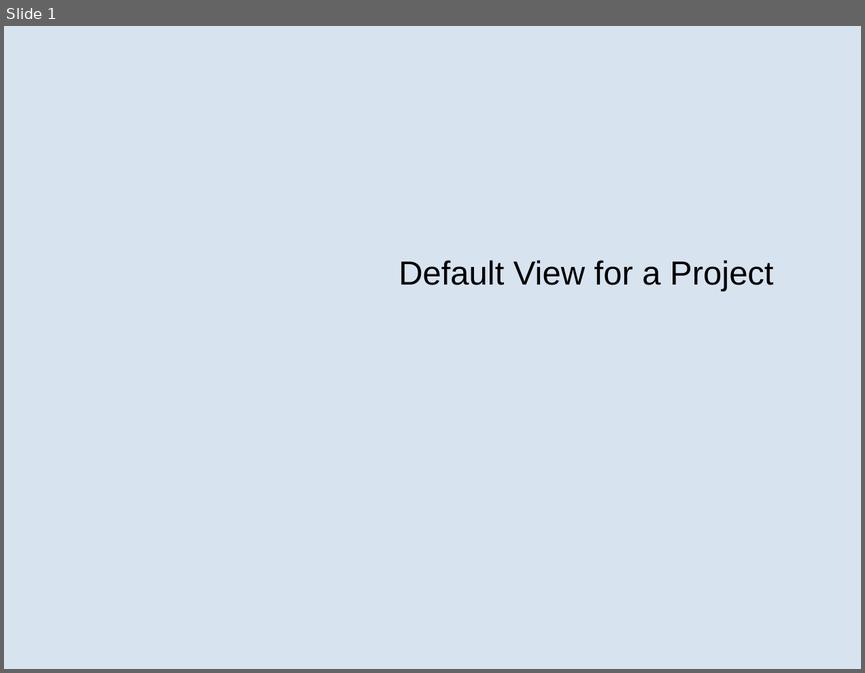
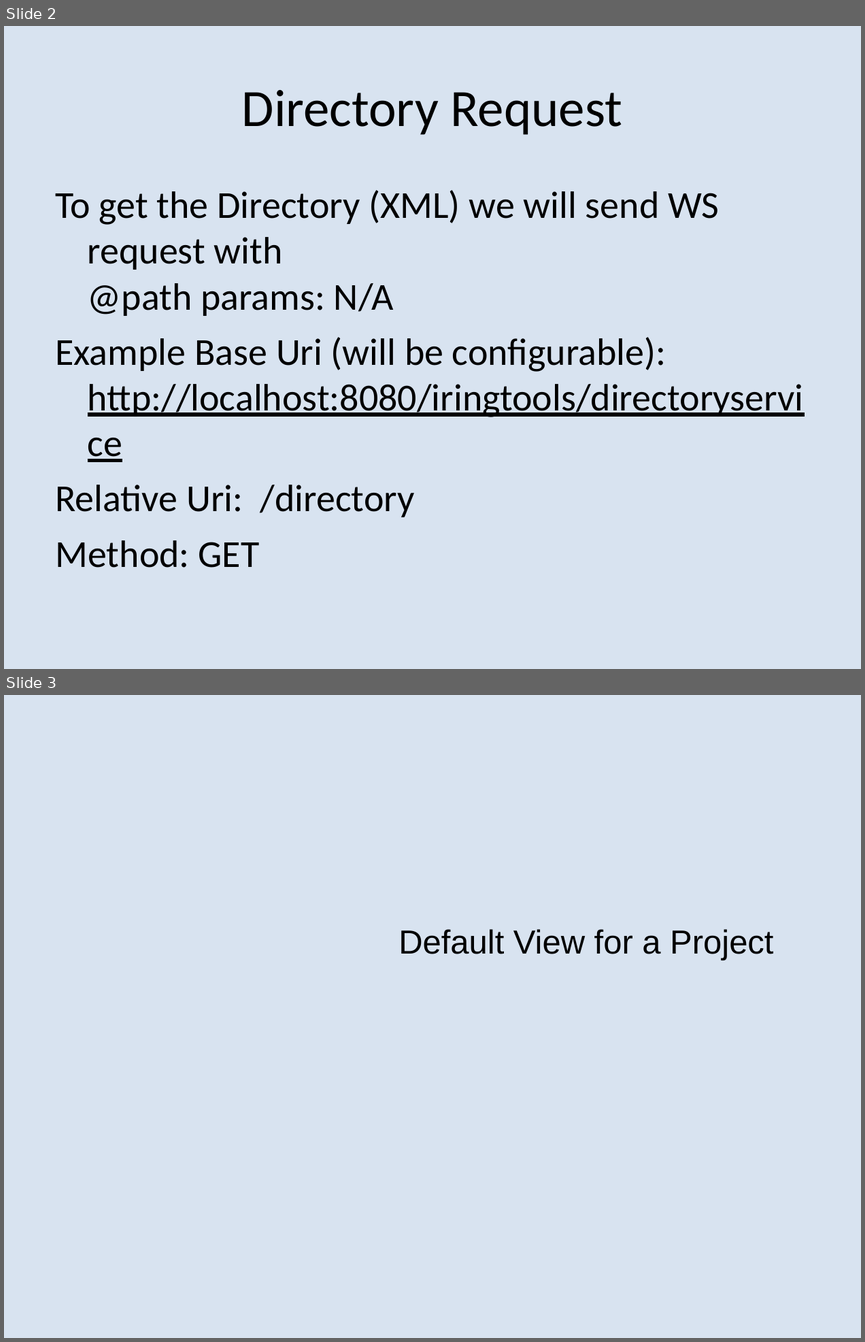
Before and after one commit to heyena/iring-tools, a slide deck: trunk/iRINGTools.ESB/documents/Sprint 2 User Stories.1.0.ppt. Shown one above the other, each under a label of ours: slide 1 before the commit, slides 2 and 3 after it. The pictures are 865x673 and 865x1342 pixels, drawn with LibreOffice and Linux fonts; fonts in the diff are those of the drawing; background and template pictures are left out. Boxes give left, top, right and bottom in pixels: in the first picture for what was removed or moved away, otherwise in the second. Text is boxed around its words. In the diff, an @@ line names an element or a change of style, - is before the commit and + after.

```diff
--- a/trunk/iRINGTools.ESB/documents/Sprint 2 User Stories.1.0.ppt
+++ b/trunk/iRINGTools.ESB/documents/Sprint 2 User Stories.1.0.ppt
@@ slide 2 added at (4, 26, 861, 669), background #D8E3F0 @@
@@ title added at (242, 90, 622, 135), 44 pt, text #000000 @@
+Directory Request
@@ text added at (55, 190, 804, 567), 32 pt, text #000000 @@
+To get the Directory (XML) we will send WS request with
+@path params: N/A
+Example Base Uri (will be configurable): http://localhost:8080/iringtools/directoryservice
+Relative Uri: /directory
+Method: GET
@@ what was slide 1 is now slide 3 @@
```
Also in this commit, not shown: 5 other slides added, 3 slides removed, 2 other files.
